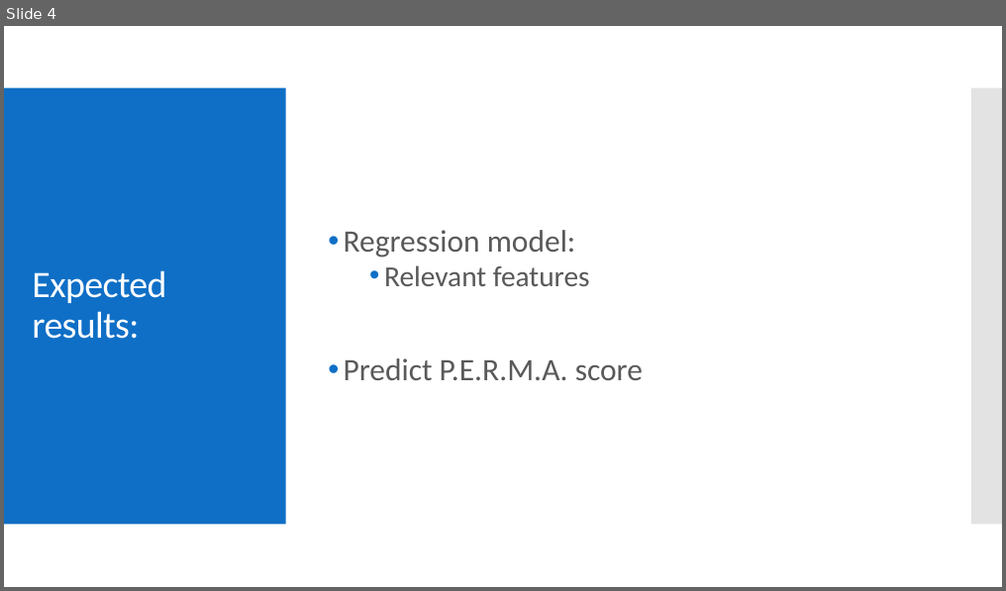
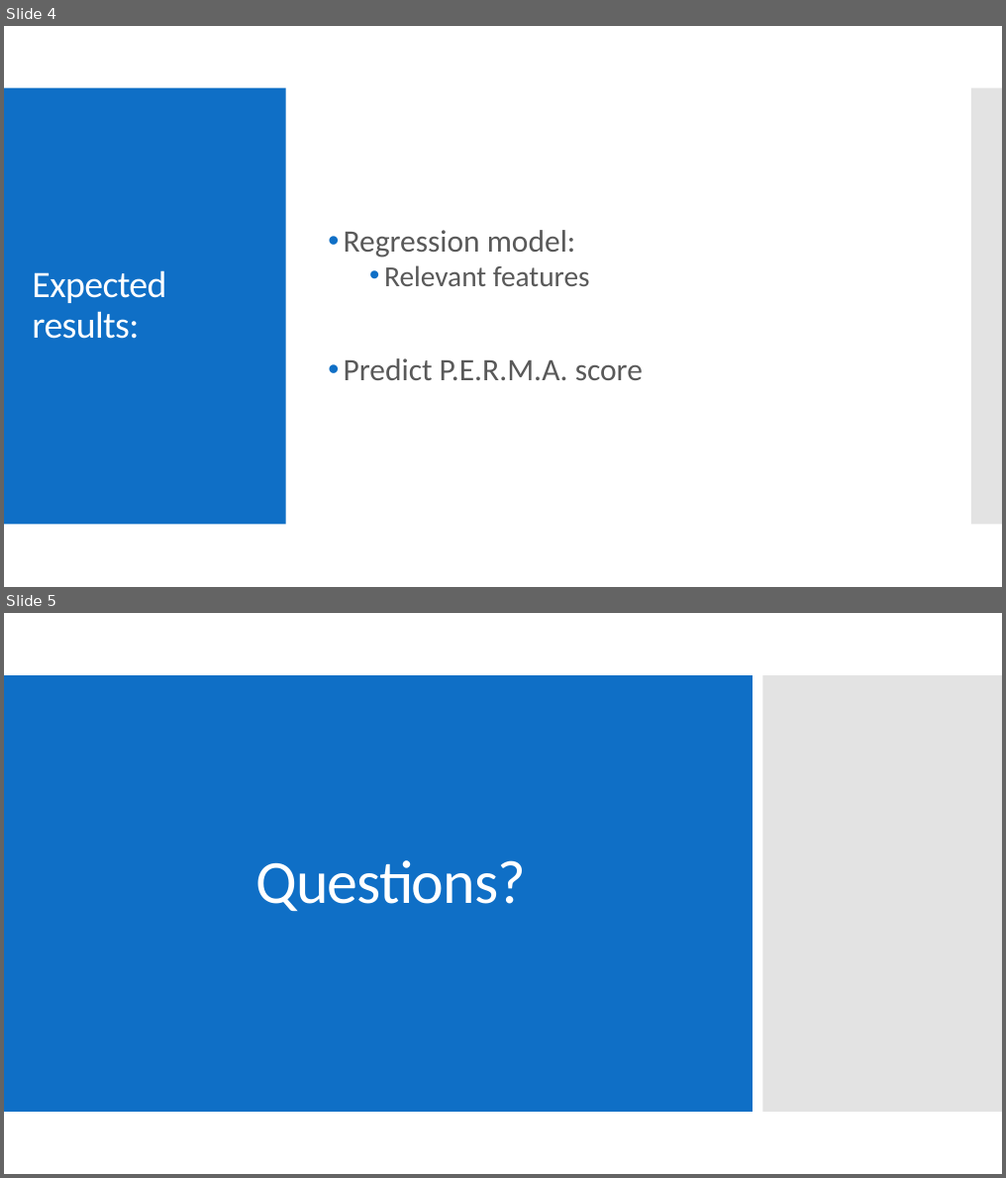
Before and after one commit to taxipapak/Marketing_Case, a slide deck: InstagramPres.pptx. Shown one above the other, each under a label of ours: slide 4 before the commit, slides 4 and 5 after it. The pictures are 1006x591 and 1006x1178 pixels, drawn with LibreOffice and Linux fonts; fonts in the diff are those of the drawing. Boxes give left, top, right and bottom in pixels: in the first picture for what was removed or moved away, otherwise in the second. Text is boxed around its words. In the diff, an @@ line names an element or a change of style, - is before the commit and + after.

```diff
--- a/InstagramPres.pptx
+++ b/InstagramPres.pptx
@@ slide 5 added at box(4, 613, 1002, 1174), background #FFFFFF @@
@@ rectangle added at box(4, 675, 752, 1112), fill #0F6FC6 @@
@@ rectangle added at box(763, 675, 1002, 1112), fill #C8C8C8 at 50% opacity @@
@@ title added at box(256, 861, 526, 912), 59 pt, text #FFFFFF @@
+Questions?
```
Also in this commit, not shown: 2 slides changed.
